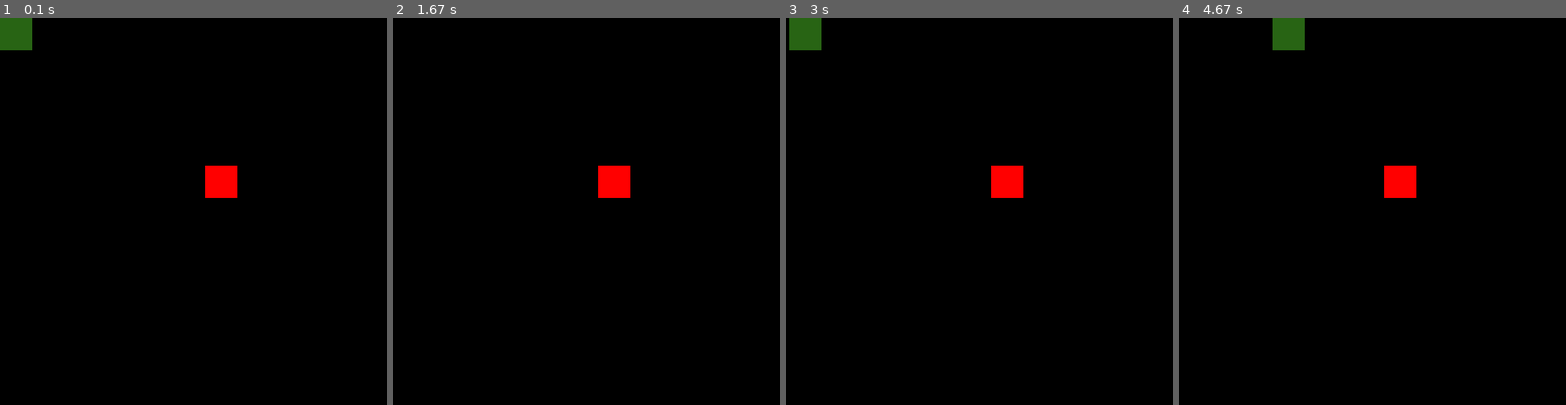
Above: before the commit, frames 1-4 (left to right).
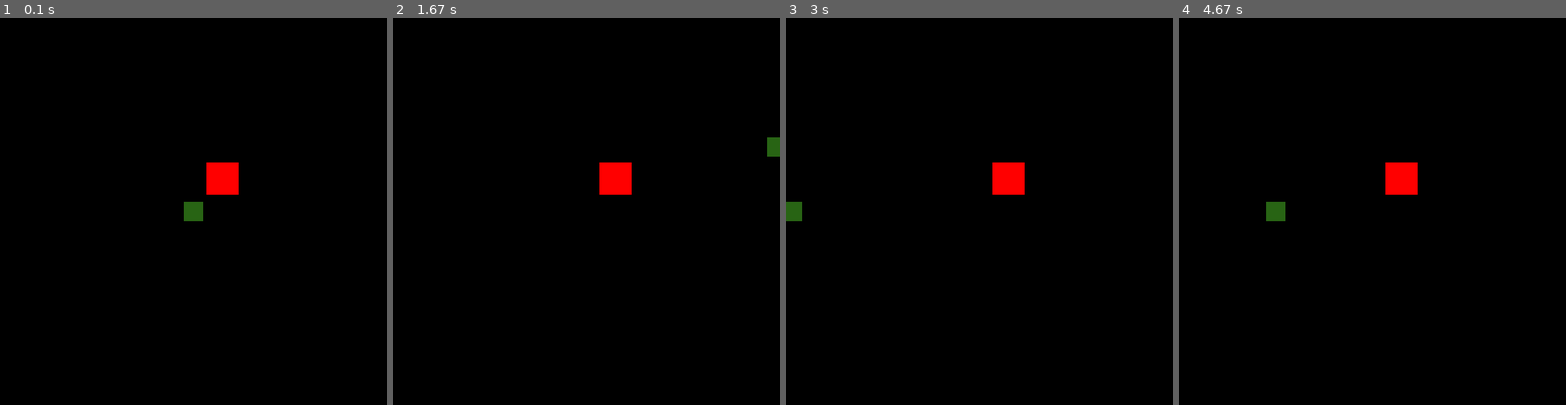
Above: after the commit, the same moments.

Repository: HampusEriksson/PyGames
Game: pygame game, started from Snake/snake.py
Same seed, same stepped clock (60 frames per second), same inputs: the game is played once before the commit and once after it.
Inputs:
- Up to frame 1 (0.1 s): no input
- Up to frame 2 (1.67 s): hold D 0.33-0.8 s; hold W 0.83-1.13 s; hold D 1.17-1.63 s
- Up to frame 3 (3 s): hold A 1.67-2.2 s; hold S 2.23-2.53 s; hold A 2.57-2.97 s
- Up to frame 4 (4.67 s): hold W 3-3.37 s; hold D 3.4-4.03 s; hold S 4.07-4.43 s; hold A from 4.47 s (still down)

The runs differ from the first frame. In frame 1, 1.1% of the frame differs, in the area x 0-62%, y 0-53%; in frame 2, 0.4%; in frame 3, 1.1%; in frame 4, 1.1%.

Commit message:
Kinda playable game

Diff:
--- a/Snake/snake.py
+++ b/Snake/snake.py
@@ -13,32 +13,43 @@
 
 def draw_window(win, all_sprites):
     win.fill(0)
-
     all_sprites.draw(win)
-
     pygame.display.update()
 
 
 
 def main():
+    score = 0
     clock = pygame.time.Clock()
     all_sprites = pygame.sprite.Group()
 
     apple = Apple()
     all_sprites.add(apple)
-
     game_over = False
     head = Snakepart()
     all_sprites.add(head)
     apple.move()
+    body = []
 
     while not game_over:
         clock.tick(FPS)
-        head.update()
+
 
         if head.collide(apple):
             apple.move()
+            part = Snakepart()
+            all_sprites.add(part)
+            body.append(part)
+            head.speed *= 1.02
+            score +=1
 
+        newpos = [head.rect.center] + [x.rect.center for x in body]
+
+        if len(body) >= 1:
+            for i in range(len(body)):
+                body[i].rect.center = newpos[i]
+
+        head.update()
         for event in pygame.event.get():
             if event.type == pygame.QUIT:
                 pygame.quit()
@@ -46,13 +57,13 @@
 
             if event.type == pygame.KEYDOWN:
                 if event.key == pygame.K_w:
-                    head.direction = (0,-1)
+                    head.direction = (0,-1) if head.direction != (0,1) else head.direction
                 if event.key == pygame.K_a:
-                    head.direction = (-1,0)
+                    head.direction = (-1,0) if head.direction != (1,0) else head.direction
                 if event.key == pygame.K_s:
-                    head.direction = (0,1)
+                    head.direction = (0,1) if head.direction != (0,-1) else head.direction
                 if event.key == pygame.K_d:
-                    head.direction = (1,0)
+                    head.direction = (1,0) if head.direction != (-1,0) else head.direction
 
 
 
--- a/Snake/snakeconst.py
+++ b/Snake/snakeconst.py
@@ -8,22 +8,35 @@
 RED = (255, 0, 0)
 YELLOW = (255, 255, 0)
 GREEN = (40,100,20)
-UNITSIZE = 50
+APPLESIZE = 50
+UNITSIZE = 30
+
 FPS = 60
-SPEED = 5
 
 class Snakepart(pygame.sprite.Sprite):
-    def __init__(self, color=GREEN):
+    def __init__(self, center = (WIDTH//2, HEIGHT//2), color=GREEN):
         pygame.sprite.Sprite.__init__(self)
         self.image = pygame.Surface((UNITSIZE, UNITSIZE))
         self.image.fill(color)
         self.rect = self.image.get_rect()
-        self.rect.center = (UNITSIZE // 2, UNITSIZE // 2)
+        self.rect.center = (center)
         self.direction = (0, 0)
+        self.speed = 5
 
     def update(self):
-        self.rect.x += self.direction[0]*SPEED
-        self.rect.y += self.direction[1]*SPEED
+        self.rect.x += self.direction[0]*self.speed
+        self.rect.y += self.direction[1]*self.speed
+        if self.rect.left > WIDTH:
+            self.rect.right = 0
+
+        if self.rect.right<0:
+            self.rect.left = WIDTH
+
+        if self.rect.bottom<0:
+            self.rect.top = HEIGHT
+
+        if self.rect.top > HEIGHT:
+            self.rect.bottom = 0
 
     def collide(self, spritegroup):
         if type(spritegroup) != list:
@@ -39,10 +52,10 @@
     def __init__(self, x=WIDTH//2, y=HEIGHT//2, color=RED):
         pygame.sprite.Sprite.__init__(self)
 
-        self.image = pygame.Surface((UNITSIZE, UNITSIZE))
+        self.image = pygame.Surface((APPLESIZE, APPLESIZE))
         self.image.fill(color)
         self.rect = self.image.get_rect()
-        self.rect.center = (UNITSIZE // 2, UNITSIZE // 2)
+        self.rect.center = (APPLESIZE // 2, APPLESIZE // 2)
 
     def move(self):
         print("moving")
